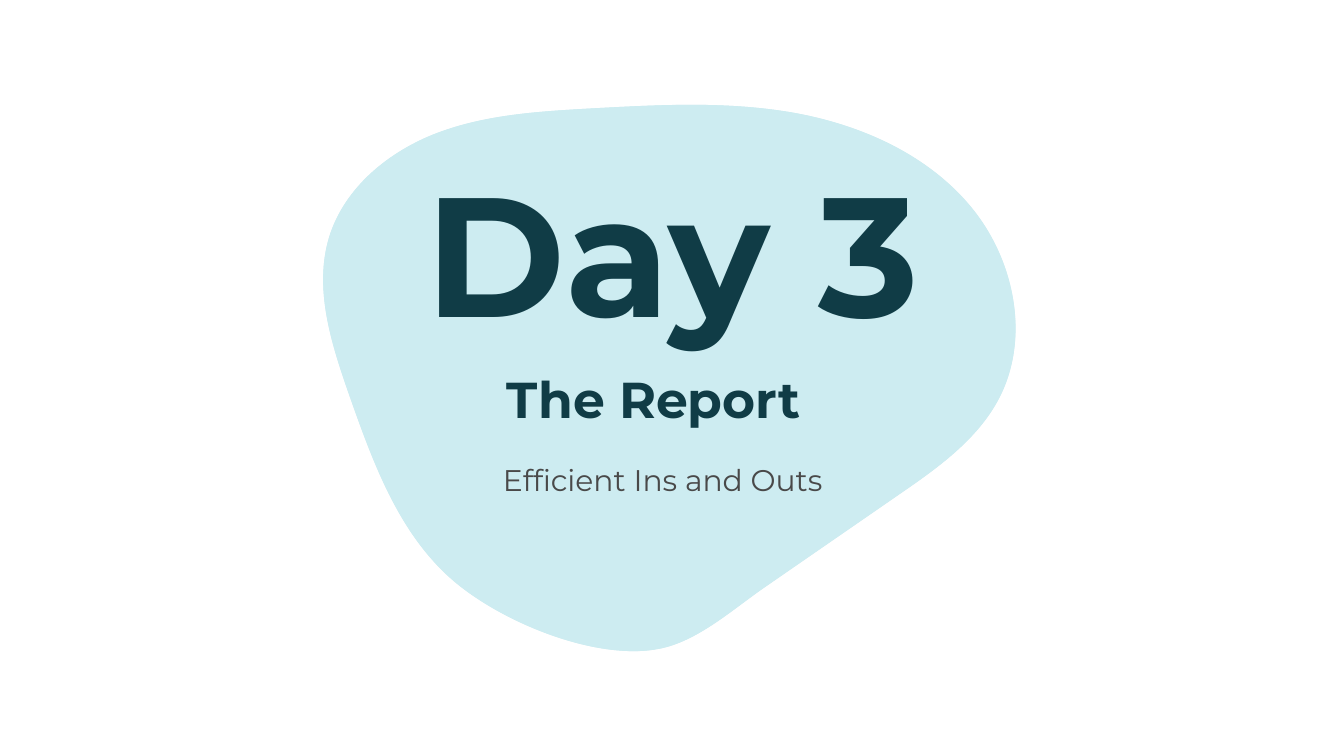
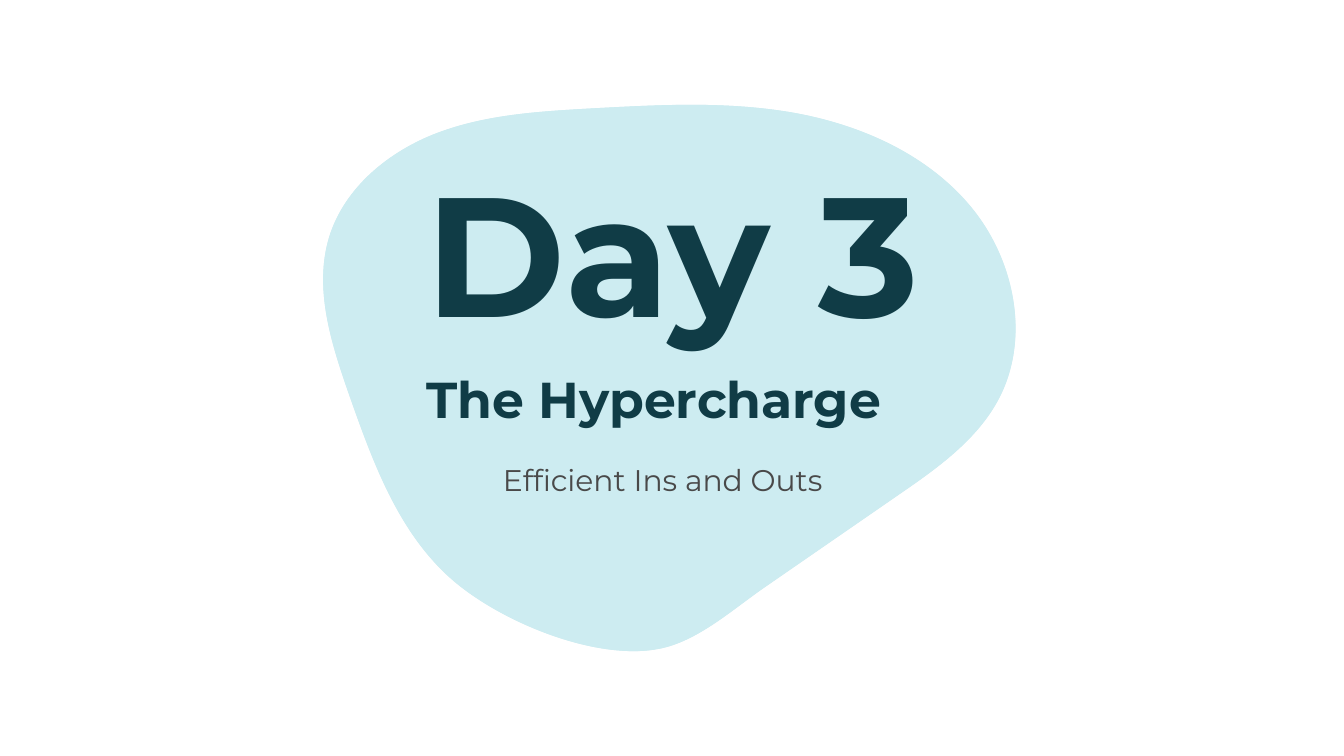
Before and after one commit to TheDataFlowCompany/the-science-repository, a slide deck: slide 5 of workshop/materials/day_3/Day 3 - Slides.pptx (slide 4 before the commit). Drawn at 1344x756 pixels with LibreOffice and Linux fonts; fonts in the diff are those of the drawing; background and template pictures are left out. Boxes give left, top, right and bottom in pixels: in the first picture for what was removed or moved away, otherwise in the second. Text is boxed around its words. In the diff, an @@ line names an element or a change of style, - is before the commit and + after.

```diff
--- a/workshop/materials/day_3/Day 3 - Slides.pptx
+++ b/workshop/materials/day_3/Day 3 - Slides.pptx
@@ title at [426,380,881,428]: text changed @@
-The Report
+The Hypercharge
```
Also in this commit, not shown: 5 other slides changed, 1 slide added.
